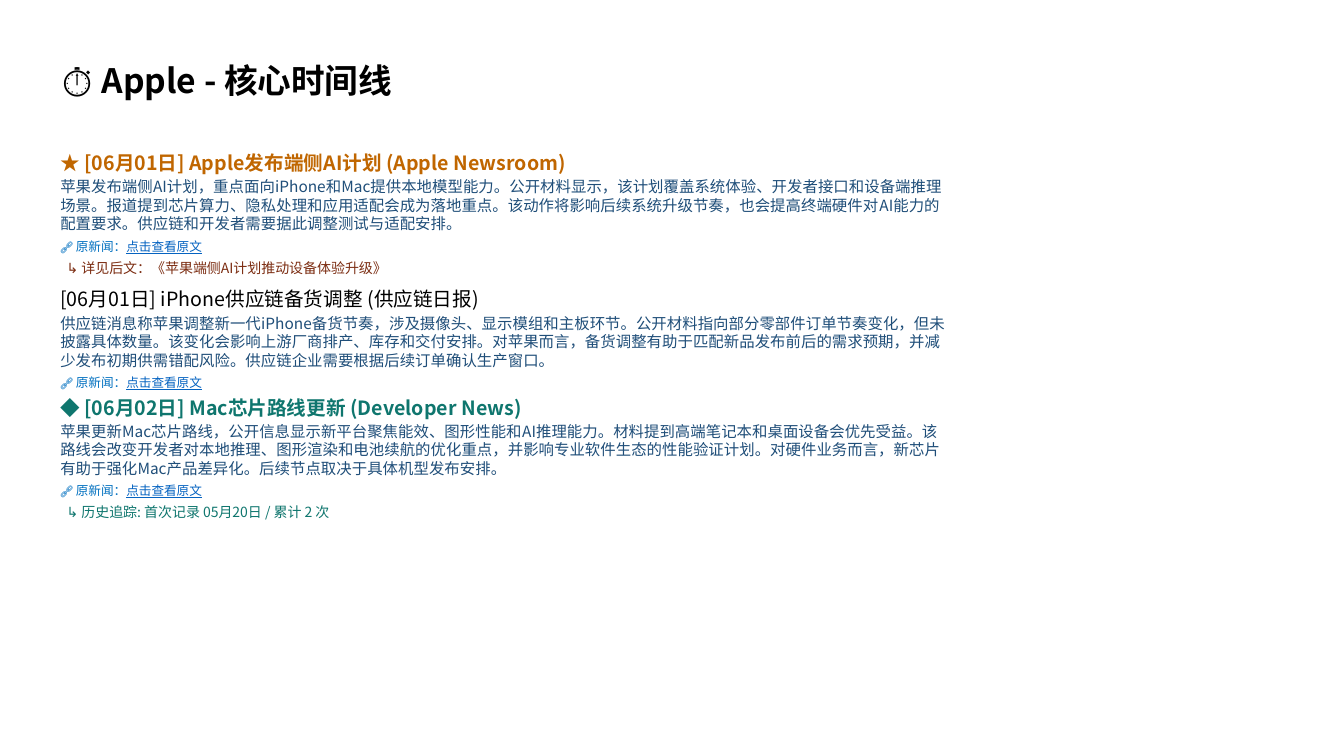
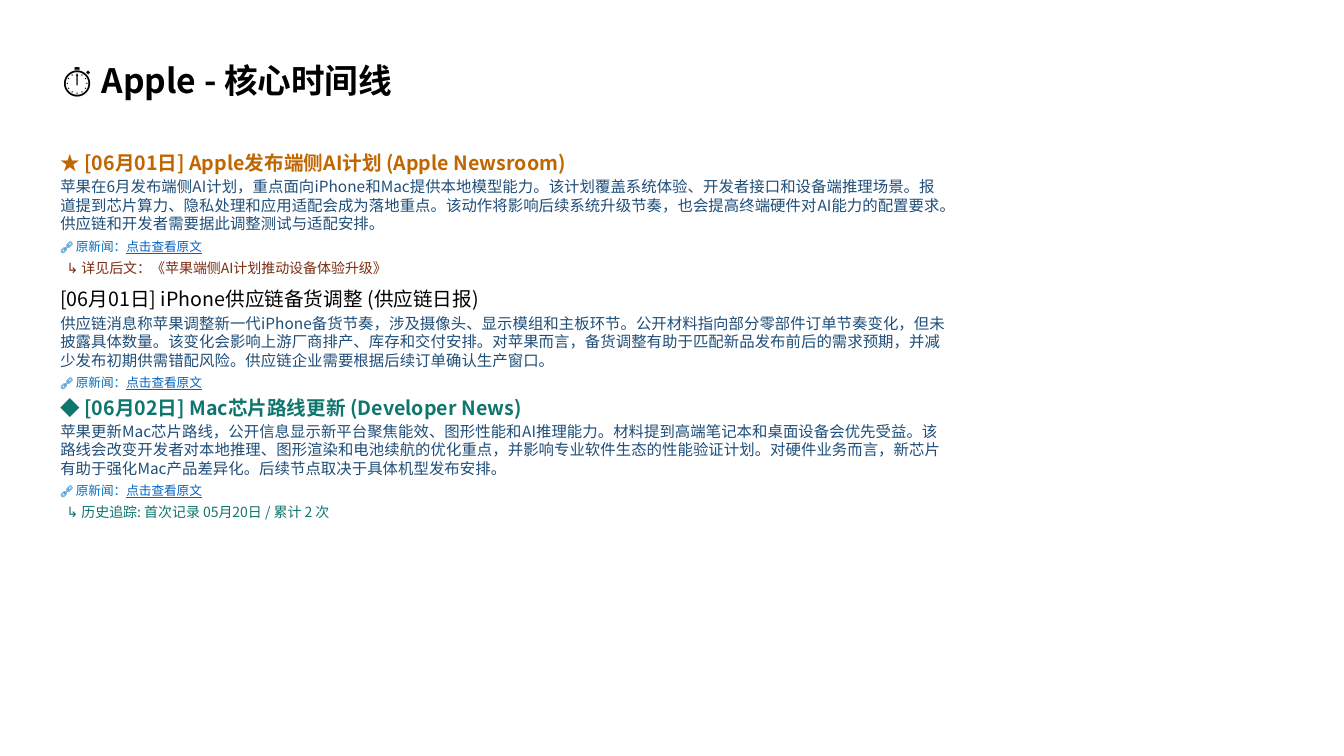
Before and after one commit to Sna9e/News, a slide deck: slide 3 of stub_validation_channel1_timeline_apple.pptx. Drawn at 1344x756 pixels with LibreOffice and Linux fonts; fonts in the diff are those of the drawing. Boxes give left, top, right and bottom in pixels: in the first picture for what was removed or moved away, otherwise in the second. Text is boxed around its words. In the diff, an @@ line names an element or a change of style, - is before the commit and + after.

```diff
--- a/stub_validation_channel1_timeline_apple.pptx
+++ b/stub_validation_channel1_timeline_apple.pptx
@@ text at (x1=60, y1=179, x2=955, y2=231): text changed @@
-苹果发布端侧AI计划，重点面向iPhone和Mac提供本地模型能力。公开材料显示，该计划覆盖系统体验、开发者接口和设备端推理场景。报道提到芯片算力、隐私处理和应用适配会成为落地重点。该动作将影响后续系统升级节奏，也会提高终端硬件对AI能力的配置要求。供应链和开发者需要据此调整测试与适配安排。
+苹果在6月发布端侧AI计划，重点面向iPhone和Mac提供本地模型能力。该计划覆盖系统体验、开发者接口和设备端推理场景。报道提到芯片算力、隐私处理和应用适配会成为落地重点。该动作将影响后续系统升级节奏，也会提高终端硬件对AI能力的配置要求。供应链和开发者需要据此调整测试与适配安排。
```
Also in this commit, not shown: 2 other slides changed, 23 other files.
